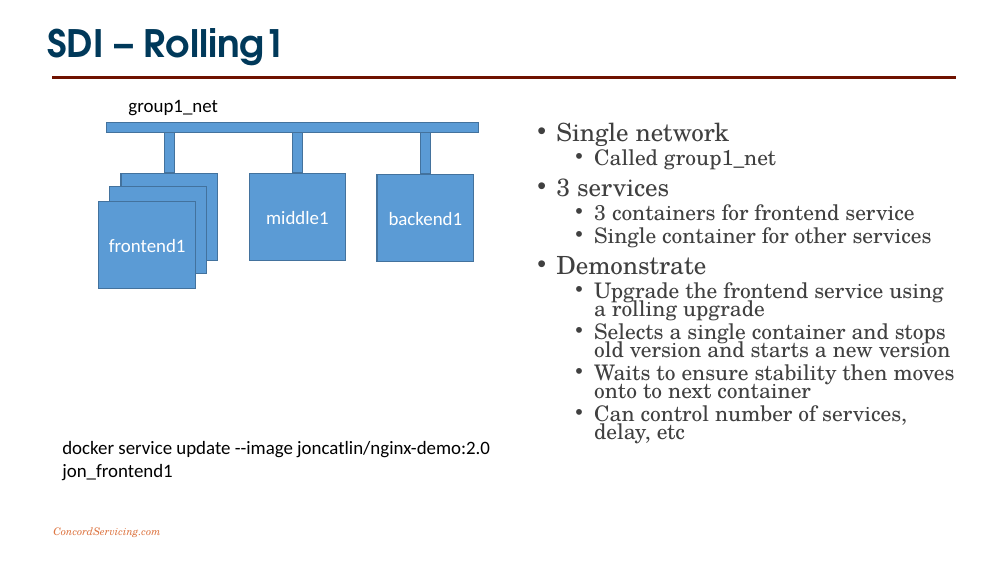
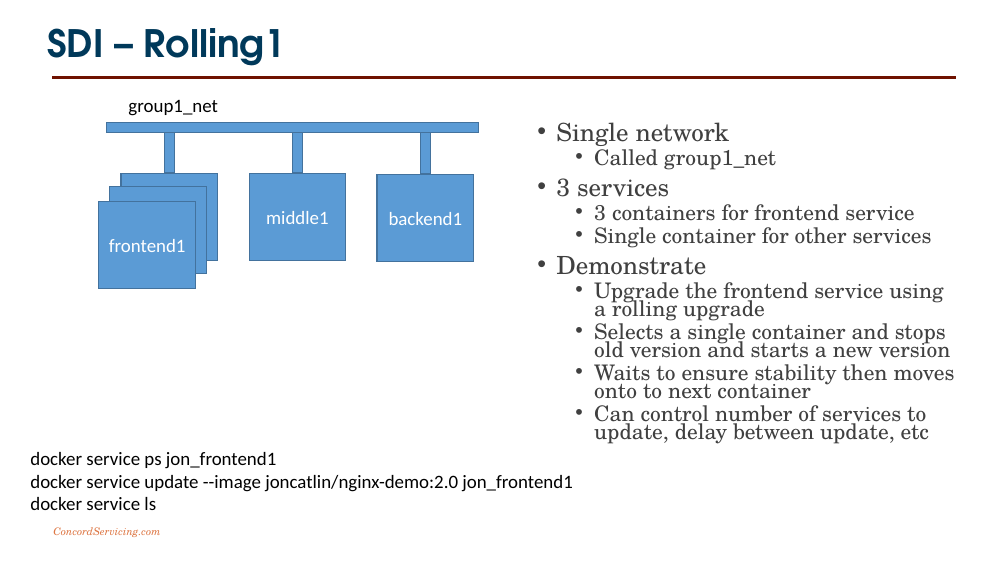
Before and after one commit to joncatlin/docker-compose-files, a slide deck: slide 17 of software defined infrastructure/20181013 Software Defined Infrastructure.pptx (slide 13 before the commit). Drawn at 1008x567 pixels with LibreOffice and Linux fonts; fonts in the diff are those of the drawing; background and template pictures are left out. Boxes give left, top, right and bottom in pixels: in the first picture for what was removed or moved away, otherwise in the second. Text is boxed around its words. In the diff, an @@ line names an element or a change of style, - is before the commit and + after.

Commit message:
Updated the presentation

```diff
--- a/software defined infrastructure/20181013 Software Defined Infrastructure.pptx
+++ b/software defined infrastructure/20181013 Software Defined Infrastructure.pptx
@@ text at (x1=594, y1=405, x2=929, y2=444): text changed @@
-  • Can control number of services, delay, etc
+  • Can control number of services to update, delay between update, etc
@@ text "docker service ps jon_frontend1" moved from (x1=62, y1=441, x2=490, y2=481) to (x1=30, y1=452, x2=572, y2=510) @@
@@ text at (x1=30, y1=452, x2=276, y2=469): paragraph added @@
+docker service ps jon_frontend1
@@ text at (x1=30, y1=497, x2=156, y2=510): paragraph added @@
+docker service ls
```
Also in this commit, not shown: 9 other slides changed, 4 slides added, 6 slides removed, 2 other files.
